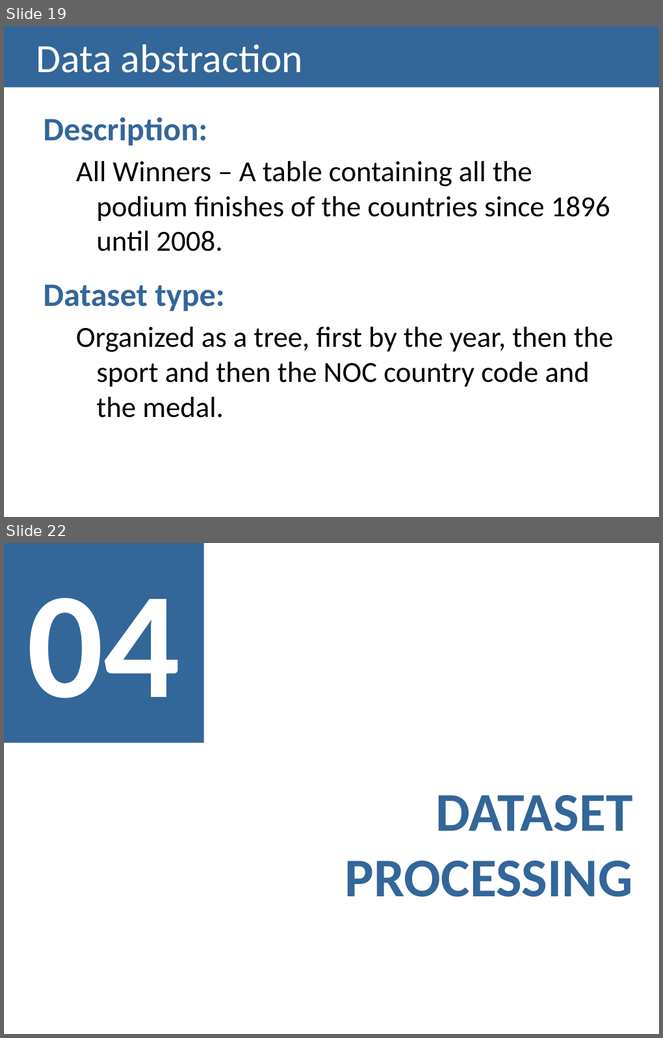
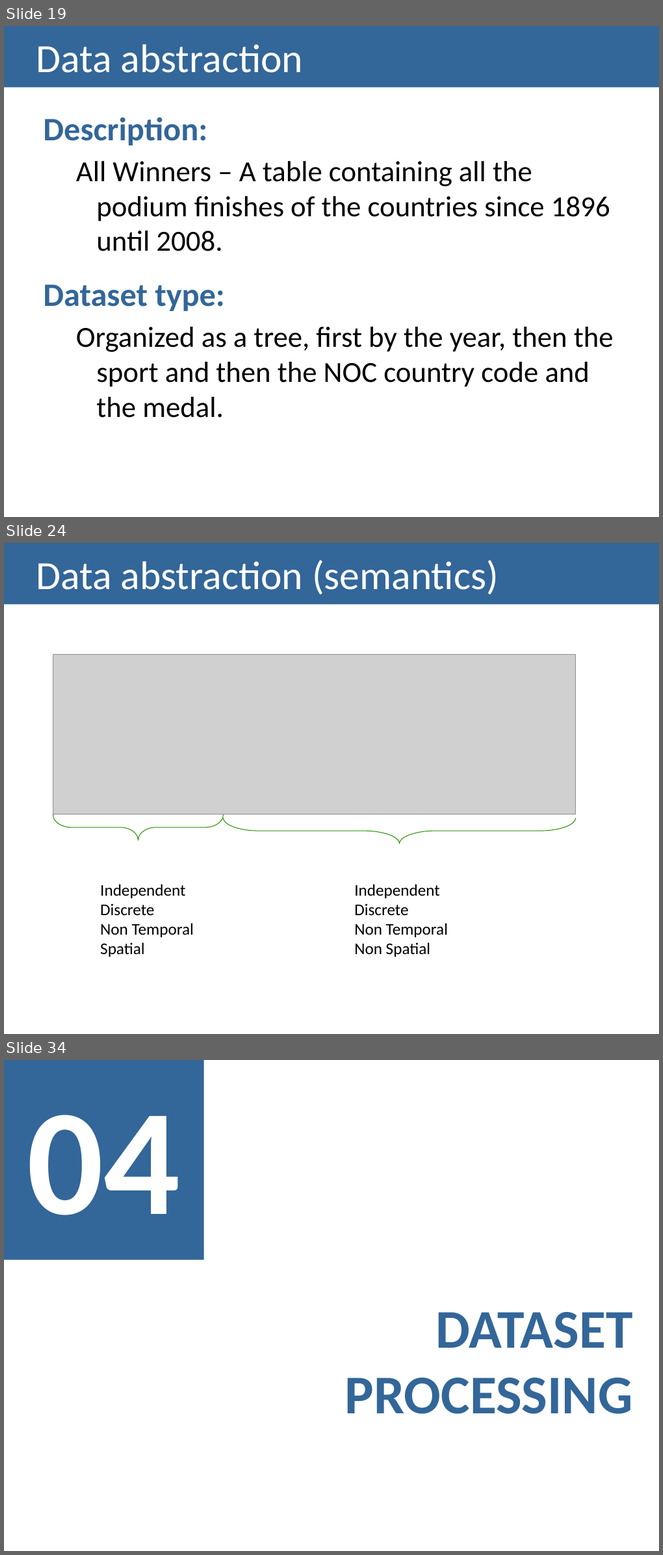
Before and after one commit to carboned4/V_I_2015_1, a slide deck: checkpoint2/G01A - Checkpoint2 Presentation.pptx. Shown one above the other, each under a label of ours: slides 19 and 22 before the commit, slides 19, 24 and 34 after it; the slides between them are not shown. The pictures are 663x1038 and 663x1555 pixels, drawn with LibreOffice and Linux fonts; fonts in the diff are those of the drawing; grey boxes stand for pictures. Boxes give left, top, right and bottom in pixels: in the first picture for what was removed or moved away, otherwise in the second. Text is boxed around its words. In the diff, an @@ line names an element or a change of style, - is before the commit and + after.

```diff
--- a/checkpoint2/G01A - Checkpoint2 Presentation.pptx
+++ b/checkpoint2/G01A - Checkpoint2 Presentation.pptx
@@ slide 24 added at (x1=4, y1=543, x2=659, y2=1034), background #FFFFFF @@
@@ title added at (x1=4, y1=543, x2=659, y2=605), fill #336699, 44 pt, text #FFFFFF @@
+Data abstraction (semantics)
@@ picture added at (x1=53, y1=654, x2=576, y2=814) @@
@@ right brace added at (x1=53, y1=815, x2=223, y2=840), outline #299000 0.75 pt @@
@@ right brace added at (x1=223, y1=819, x2=575, y2=844), outline #299000 0.75 pt @@
@@ text added at (x1=100, y1=884, x2=194, y2=957), 18 pt, text #000000 @@
+Independent
+Discrete
+Non Temporal
+Spatial
@@ text added at (x1=354, y1=884, x2=448, y2=957), 18 pt, text #000000 @@
+Independent
+Discrete
+Non Temporal
+Non Spatial
@@ what was slide 22 is now slide 34 @@
```
Also in this commit, not shown: 1 slide changed, 12 other slides added, 1 slide removed.
